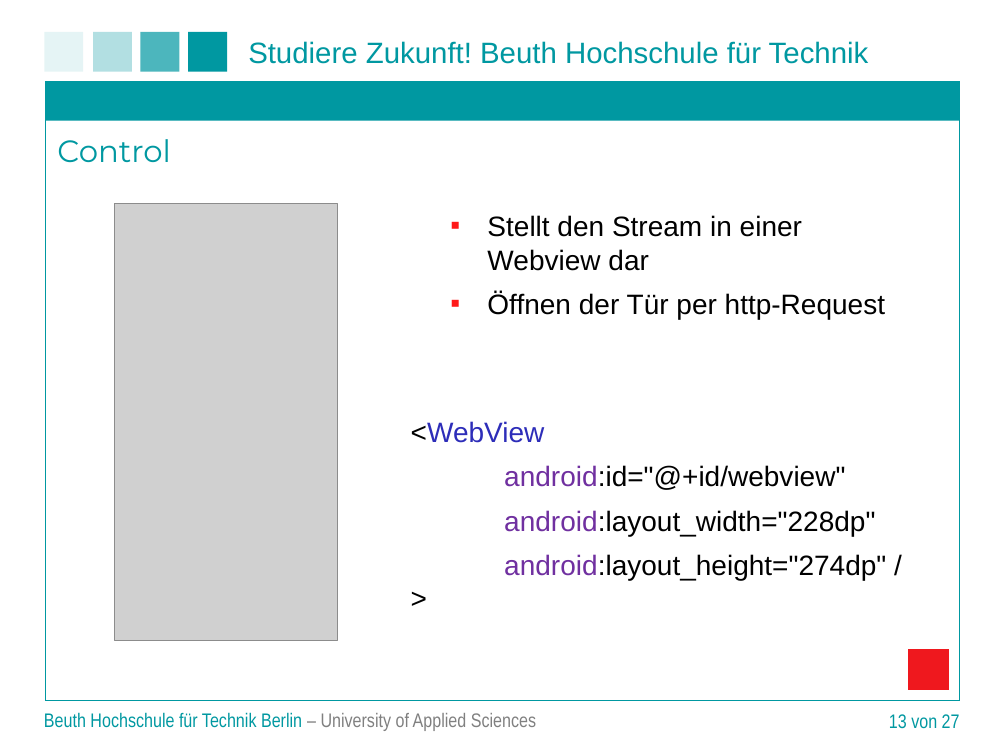
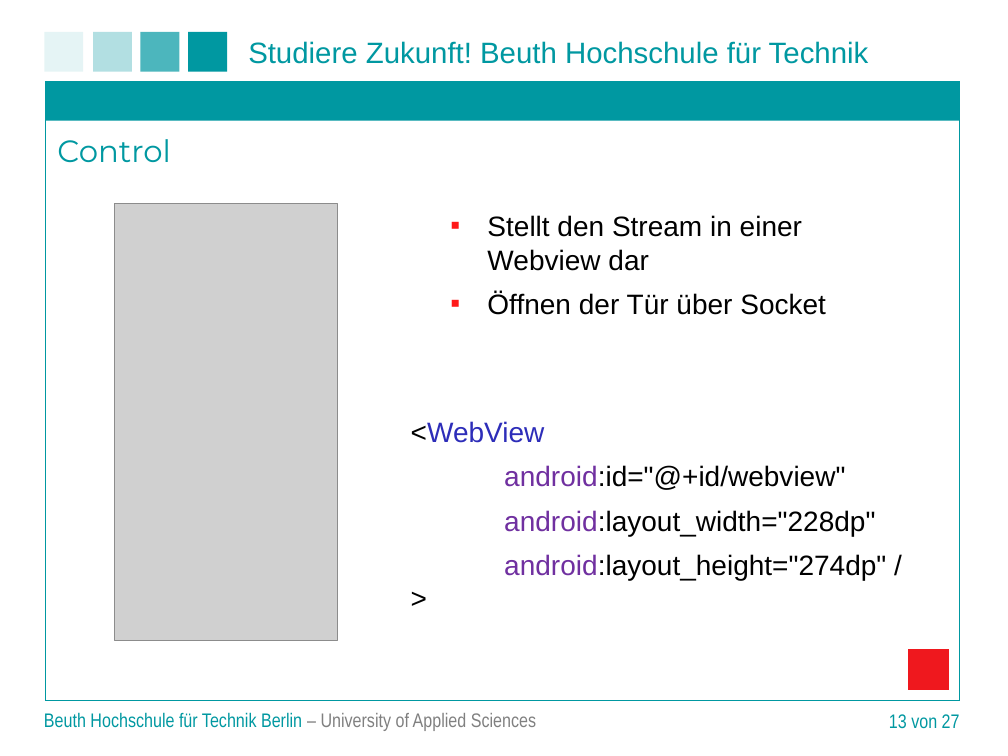
Before and after one commit to matt-han/TuerSpion, a slide deck: slide 13 of Projektpraesentation.ppt. Drawn at 1008x756 pixels with LibreOffice and Linux fonts; fonts in the diff are those of the drawing; grey boxes stand for pictures; background and template pictures are left out. Boxes give left, top, right and bottom in pixels: in the first picture for what was removed or moved away, otherwise in the second. Text is boxed around its words. In the diff, an @@ line names an element or a change of style, - is before the commit and + after.

```diff
--- a/Projektpraesentation.ppt
+++ b/Projektpraesentation.ppt
@@ text at (487,292,826,315): text changed @@
-▪ Öffnen der Tür per http-Request
+▪ Öffnen der Tür über Socket
```
Also in this commit, not shown: 3 other slides changed.
